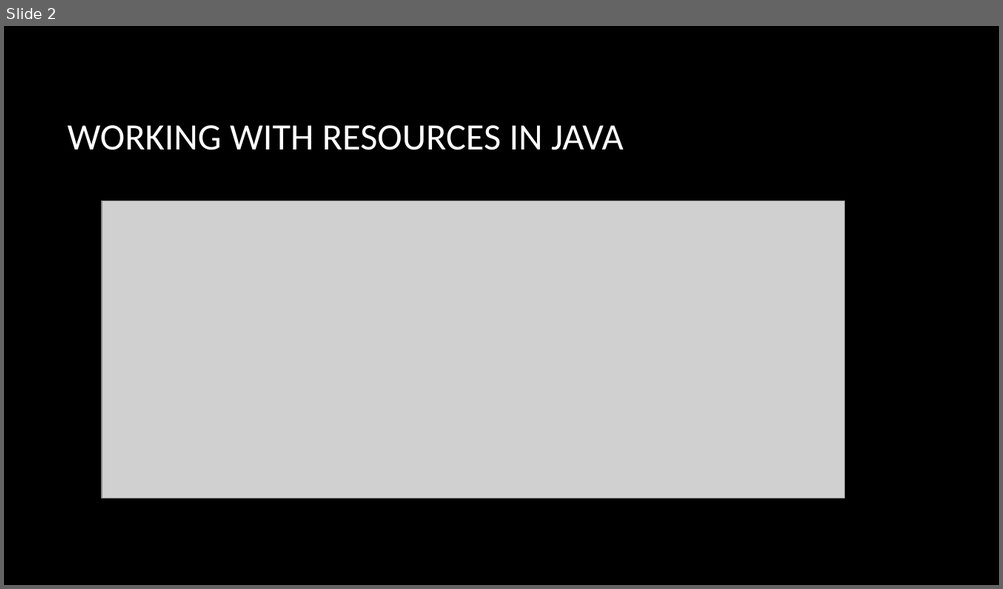
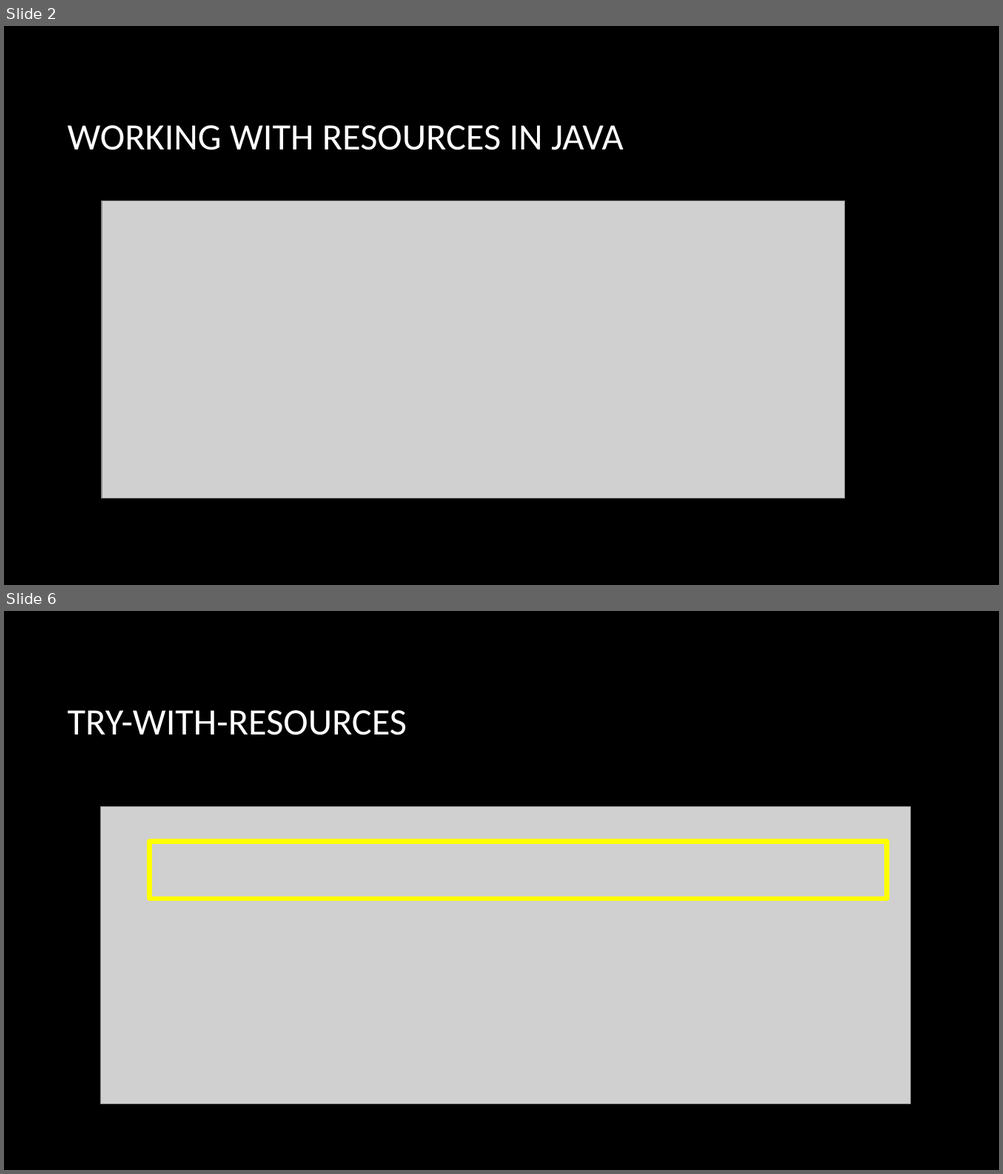
Before and after one commit to jholl4/Skillstorm-Java-Course, a slide deck: Assignments/bin/com/skillstorm/assignments/week6/Thursday/try-with-resources.pptx. Shown one above the other, each under a label of ours: slide 2 before the commit, slides 2 and 6 after it; the slides between them are not shown. The pictures are 1003x589 and 1003x1174 pixels, drawn with LibreOffice and Linux fonts; fonts in the diff are those of the drawing; grey boxes stand for pictures; background and template pictures are left out. Boxes give left, top, right and bottom in pixels: in the first picture for what was removed or moved away, otherwise in the second. Text is boxed around its words. In the diff, an @@ line names an element or a change of style, - is before the commit and + after.

```diff
--- a/Assignments/bin/com/skillstorm/assignments/week6/Thursday/try-with-resources.pptx
+++ b/Assignments/bin/com/skillstorm/assignments/week6/Thursday/try-with-resources.pptx
@@ slide 6 added at (x1=4, y1=611, x2=999, y2=1170), background picture (left out) @@
@@ title added at (x1=68, y1=710, x2=407, y2=735), 36 pt, text #FFFFFF @@
+TRY-WITH-RESOURCES
@@ picture added at (x1=100, y1=807, x2=910, y2=1105) @@
@@ rectangle added at (x1=150, y1=842, x2=887, y2=899), outline #FFFF00 4.5 pt @@
```
Also in this commit, not shown: 4 slides changed, 1 other slide added, 12 other files.
